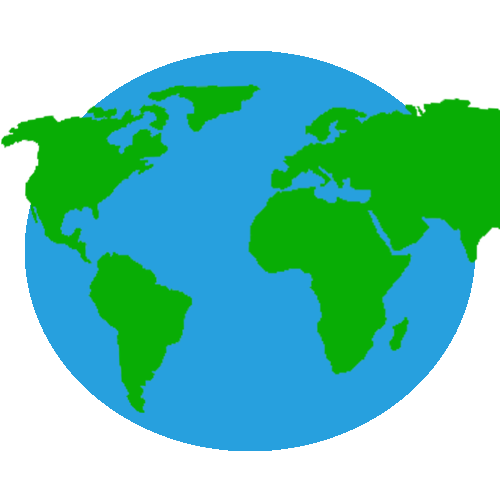
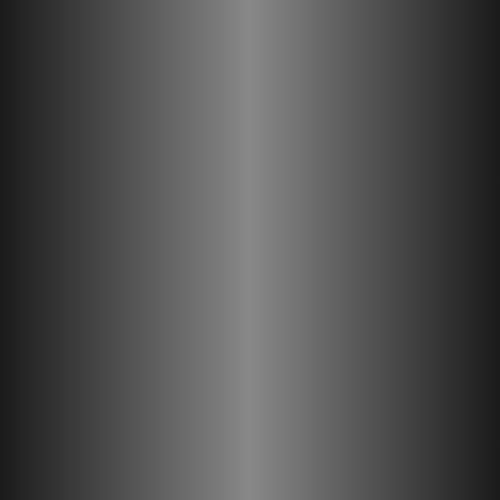
Before/after of a 500px x 500px layered artwork. What changed in the layer stack:
added group "Recycle" with 1 layers above "Pasted Layer #1" over (0, 0, 500, 500)
added layer "Concrete" in group "Recycle" over (0, 0, 500, 500)
hid "Pasted Layer #1" over (248, 97, 500, 375)
hid "Pasted Layer" over (1, 84, 262, 413)
hid "Circle" over (25, 51, 475, 451)
